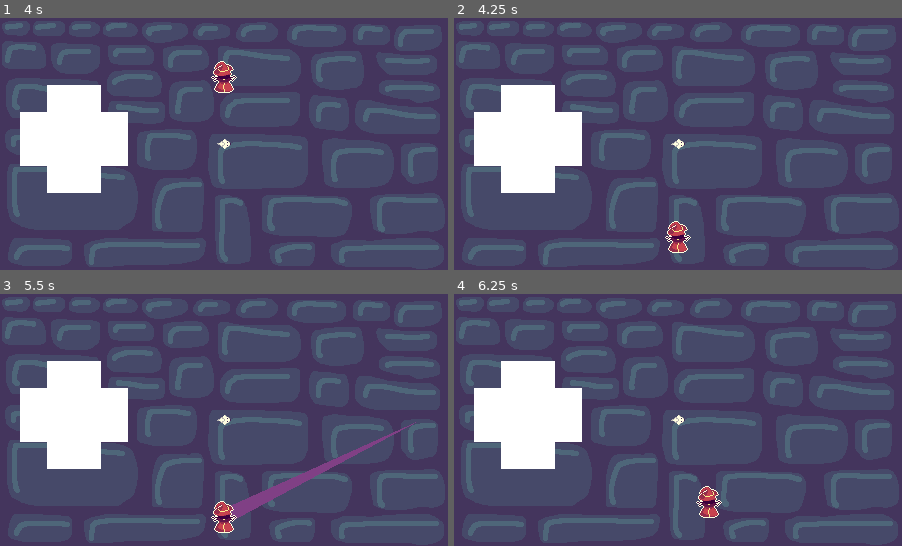
Above: before the commit, frames 1-4 (two rows, left to right).
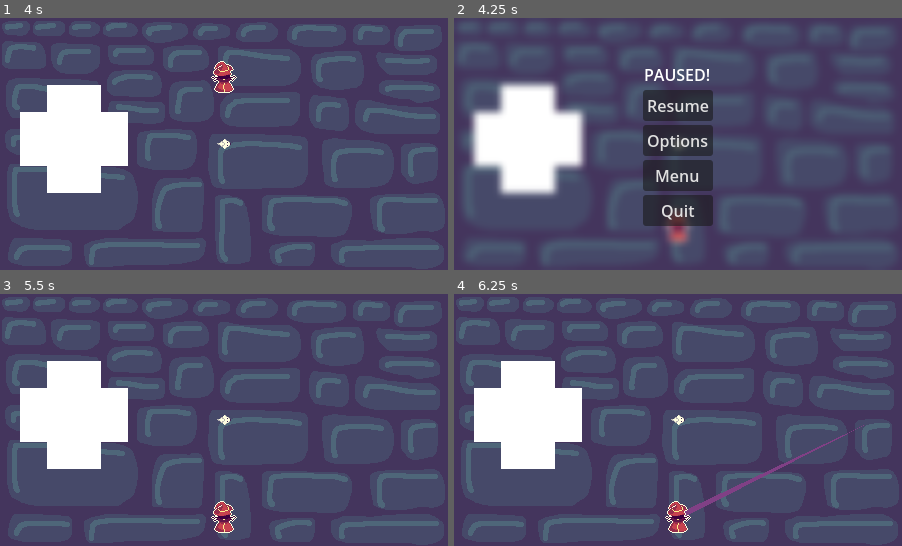
Above: after the commit, the same moments.

Repository: BlendyDev/GMTK2025
Game: Godot game, scene res://Scenes/level.tscn
The game is run twice, just before and just after one commit, with the same random seed, the same clock (stepped at 60 frames per second) and the same inputs. Sound files missing from this copy of the repository are replaced by a short silence.
Inputs (mouse positions are in pixels of both pictures, inside the frame that each line leads up to):
- Up to frame 1 (4 s): tap Enter at 0.5, 3.5 s; hold Up (Up) 0.53-1.28 s; hold Space (Space) 0.53-1.28 s; click (224, 144) at 0.67 s; move the mouse to (134, 156) at 1.27 s; tap Space (Space) at 1.35, 2.85 s; click (134, 156) at 1.42 s; move the mouse to (268, 88) at 2.02 s; hold Space (Space) 2.03-2.78 s; hold Up (Up) 2.03-3.53 s; click (268, 88) at 2.17 s; move the mouse to (201, 194) at 2.77 s; click (201, 194) at 2.92 s; move the mouse to (358, 181) at 3.52 s; hold Space (Space) from 3.53 s (still down); click (358, 181) at 3.67 s
- Up to frame 2 (4.25 s): keep holding Space (Space); tap Escape (Esc, bound only after the commit) at 4.15 s
- Up to frame 3 (5.5 s): release Space (Space) at 4.25 s; click (224, 382) at 4.25 s, where only the run after the commit has a clickable "Resume"; tap Space (Space) at 5, 5.1 s; move the mouse to (89, 382) at 5.02 s; click (89, 382) at 5.17 s
- Up to frame 4 (6.25 s): move the mouse to (700, 420) at 5.77 s; hold Space (Space) from 5.78 s (still down); click (700, 420) at 5.92 s

Frame 1 is identical in both runs. In frame 2, 11% of the frame differs, in the area x 1-98%, y 1-99%; in frame 3, 1.3%; in frame 4, 1.4%.

Commit message:
Added pause menu (still bugs with the mouse cursor), added extra room for volume sliders and fixed cutscene volume levels

Diff:
--- a/Scenes/intro_cutscene.tscn
+++ b/Scenes/intro_cutscene.tscn
@@ -174,6 +174,7 @@
 offset_bottom = 40.0
 stream = ExtResource("2_ln4th")
 autoplay = true
+bus = &"Music"
 
 [node name="RichTextLabel" type="RichTextLabel" parent="."]
 modulate = Color(1, 1, 1, 0)
--- a/Scenes/level.tscn
+++ b/Scenes/level.tscn
@@ -1,6 +1,7 @@
-[gd_scene load_steps=21 format=3 uid="uid://4otsh1wy31kg"]
+[gd_scene load_steps=24 format=3 uid="uid://4otsh1wy31kg"]
 
 [ext_resource type="Script" uid="uid://cxjw50s4jeh2y" path="res://Scripts/trail.gd" id="1_0f350"]
+[ext_resource type="Script" uid="uid://c26jmx7s0p0dr" path="res://Scripts/level.gd" id="1_ha31o"]
 [ext_resource type="Script" uid="uid://cd8k0h68k4a8g" path="res://Scripts/player.gd" id="1_tumq0"]
 [ext_resource type="Texture2D" uid="uid://bj30yhx4p3qu0" path="res://Sprites/debugPlayer.png" id="2_k5f4k"]
 [ext_resource type="SpriteFrames" uid="uid://brjoepnckupck" path="res://Animation/mouseFrames.tres" id="4_0f350"]
@@ -10,6 +11,8 @@
 [ext_resource type="Script" uid="uid://cjjsuev7gaqao" path="res://Scripts/sfx.gd" id="8_bvt00"]
 [ext_resource type="AudioStream" uid="uid://cf12dn028v1r5" path="res://SFX/test_reset_sfx.wav" id="10_oqgf2"]
 [ext_resource type="PackedScene" uid="uid://dd7jxb3adi5uf" path="res://Scenes/boss.tscn" id="10_qxfql"]
+[ext_resource type="PackedScene" uid="uid://d2cg3mbio7ehv" path="res://Scenes/pause_menu.tscn" id="11_qxfql"]
+[ext_resource type="PackedScene" uid="uid://dsc0qsqg2g7nq" path="res://Scenes/options_menu.tscn" id="13_pa6b8"]
 
 [sub_resource type="Curve" id="Curve_6phgx"]
 _data = [Vector2(0, 0.235955), 0.0, -0.151716, 0, 0, Vector2(1, 1), 0.0, 0.0, 0, 0]
@@ -47,6 +50,7 @@
 stream_0/stream = ExtResource("10_oqgf2")
 
 [node name="Level" type="Node2D"]
+script = ExtResource("1_ha31o")
 
 [node name="Trail" type="StaticBody2D" parent="."]
 collision_layer = 256
@@ -138,4 +142,21 @@
 [node name="Boss" parent="." instance=ExtResource("10_qxfql")]
 position = Vector2(-200, 97)
 
+[node name="PauseMenu" parent="." instance=ExtResource("11_qxfql")]
+visible = false
+z_index = 4000
+
+[node name="OptionsMenu" parent="PauseMenu" instance=ExtResource("13_pa6b8")]
+visible = false
+layout_mode = 1
+anchors_preset = 8
+anchor_left = 0.5
+anchor_top = 0.5
+anchor_right = 0.5
+anchor_bottom = 0.5
+offset_left = -227.0
+offset_top = -127.0
+offset_right = -227.0
+offset_bottom = -127.0
+
 [connection signal="mouse_entered" from="Player" to="Player" method="_on_mouse_entered"]
--- a/Scenes/main_menu.tscn
+++ b/Scenes/main_menu.tscn
@@ -34,7 +34,7 @@
 scale = Vector2(0.1, 0.1)
 texture_normal = ExtResource("3_opfnp")
 
-[node name="Exit" type="TextureButton" parent="."]
+[node name="Quit" type="TextureButton" parent="."]
 layout_mode = 0
 offset_left = 303.0
 offset_top = 123.0
@@ -98,8 +98,8 @@
 [connection signal="pressed" from="Play" to="." method="_on_play_pressed"]
 [connection signal="mouse_entered" from="Credits" to="." method="_on_credits_mouse_entered"]
 [connection signal="pressed" from="Credits" to="." method="_on_credits_pressed"]
-[connection signal="mouse_entered" from="Exit" to="." method="_on_exit_mouse_entered"]
-[connection signal="pressed" from="Exit" to="." method="_on_exit_pressed"]
+[connection signal="mouse_entered" from="Quit" to="." method="_on_exit_mouse_entered"]
+[connection signal="pressed" from="Quit" to="." method="_on_exit_pressed"]
 [connection signal="mouse_entered" from="Options" to="." method="_on_options_mouse_entered"]
 [connection signal="pressed" from="Options" to="." method="_on_options_pressed"]
 [connection signal="pressed" from="HBoxContainer/Yes" to="." method="_on_yes_pressed"]
--- /dev/null
+++ b/Scenes/pause_menu.tscn
@@ -0,0 +1,107 @@
+[gd_scene load_steps=4 format=3 uid="uid://d2cg3mbio7ehv"]
+
+[ext_resource type="Script" uid="uid://doy504o3wwhr8" path="res://Scripts/pause_menu.gd" id="1_emv3i"]
+[ext_resource type="Shader" uid="uid://g6vj64km5x0h" path="res://Shaders/pause_menu.gdshader" id="2_k0w1u"]
+
+[sub_resource type="ShaderMaterial" id="ShaderMaterial_1och7"]
+shader = ExtResource("2_k0w1u")
+shader_parameter/amount = 2.0
+
+[node name="PauseMenu" type="Control"]
+layout_mode = 3
+anchors_preset = 15
+anchor_right = 1.0
+anchor_bottom = 1.0
+grow_horizontal = 2
+grow_vertical = 2
+script = ExtResource("1_emv3i")
+
+[node name="ColorRect" type="ColorRect" parent="."]
+material = SubResource("ShaderMaterial_1och7")
+layout_mode = 0
+offset_left = -2365.0
+offset_top = -1750.0
+offset_right = 2322.0
+offset_bottom = 953.0
+
+[node name="VBoxContainer" type="VBoxContainer" parent="."]
+layout_mode = 1
+anchors_preset = 8
+anchor_left = 0.5
+anchor_top = 0.5
+anchor_right = 0.5
+anchor_bottom = 0.5
+offset_left = -35.0
+offset_top = -50.5
+offset_right = 35.0
+offset_bottom = 50.5
+grow_horizontal = 2
+grow_vertical = 2
+
+[node name="Label" type="Label" parent="VBoxContainer"]
+layout_mode = 2
+text = "PAUSED!"
+horizontal_alignment = 1
+
+[node name="Resume" type="Button" parent="VBoxContainer"]
+layout_mode = 2
+text = "Resume"
+
+[node name="Options" type="Button" parent="VBoxContainer"]
+layout_mode = 2
+text = "Options"
+
+[node name="Main Menu" type="Button" parent="VBoxContainer"]
+layout_mode = 2
+text = "Menu"
+
+[node name="Sure2" type="Label" parent="VBoxContainer"]
+visible = false
+layout_mode = 2
+text = "u Sure?"
+
+[node name="HBoxContainer2" type="HBoxContainer" parent="VBoxContainer"]
+visible = false
+layout_mode = 2
+
+[node name="Yes2" type="Button" parent="VBoxContainer/HBoxContainer2"]
+layout_mode = 2
+text = "Yes"
+
+[node name="No2" type="Button" parent="VBoxContainer/HBoxContainer2"]
+layout_mode = 2
+text = "No"
+
+[node name="Quit" type="Button" parent="VBoxContainer"]
+layout_mode = 2
+text = "Quit"
+
+[node name="Sure" type="Label" parent="VBoxContainer"]
+visible = false
+layout_mode = 2
+text = "u Sure?"
+
+[node name="HBoxContainer" type="HBoxContainer" parent="VBoxContainer"]
+visible = false
+layout_mode = 2
+
+[node name="Yes" type="Button" parent="VBoxContainer/HBoxContainer"]
+layout_mode = 2
+text = "Yes"
+
+[node name="No" type="Button" parent="VBoxContainer/HBoxContainer"]
+layout_mode = 2
+text = "No"
+
+[connection signal="mouse_entered" from="VBoxContainer/Resume" to="." method="_on_resume_mouse_entered"]
+[connection signal="pressed" from="VBoxContainer/Resume" to="." method="_on_resume_pressed"]
+[connection signal="mouse_entered" from="VBoxContainer/Options" to="." method="_on_options_mouse_entered"]
+[connection signal="pressed" from="VBoxContainer/Options" to="." method="_on_options_pressed"]
+[connection signal="mouse_entered" from="VBoxContainer/Main Menu" to="." method="_on_main_menu_mouse_entered"]
+[connection signal="pressed" from="VBoxContainer/Main Menu" to="." method="_on_main_menu_pressed"]
+[connection signal="pressed" from="VBoxContainer/HBoxContainer2/Yes2" to="." method="_on_yes_2_pressed"]
+[connection signal="pressed" from="VBoxContainer/HBoxContainer2/No2" to="." method="_on_no_2_pressed"]
+[connection signal="mouse_entered" from="VBoxContainer/Quit" to="." method="_on_quit_mouse_entered"]
+[connection signal="pressed" from="VBoxContainer/Quit" to="." method="_on_quit_pressed"]
+[connection signal="pressed" from="VBoxContainer/HBoxContainer/Yes" to="." method="_on_yes_pressed"]
+[connection signal="pressed" from="VBoxContainer/HBoxContainer/No" to="." method="_on_no_pressed"]
--- a/Scripts/cointest.gd
+++ /dev/null
@@ -1,8 +0,0 @@
-extends StaticBody2D
-
-
-func _on_mouse_entered() -> void:
-	print("mamañema")
-	$AudioStreamPlayer2D.play()
-	$AnimationPlayer.play("particles")
-	pass # Replace with function body.
--- a/Scripts/intro_cutscene.gd
+++ b/Scripts/intro_cutscene.gd
@@ -3,6 +3,15 @@
 @onready var texted = false
 @onready var spaced = false
 @onready var total = 0
+
+@export
+var bus_name: String
+
+var bus_index: int
+
+func _ready() -> void:
+	bus_index = AudioServer.get_bus_index(bus_name)
+	AudioServer.set_bus_volume_db(1, linear_to_db(0.75))
 
 func _process(delta: float) -> void:
 	$TextureProgressBar.value = total
--- /dev/null
+++ b/Scripts/level.gd
@@ -0,0 +1,18 @@
+extends Node2D
+class_name Level
+
+func pause():
+	$PauseMenu.visible = true
+	Engine.time_scale = 0
+	Input.set_mouse_mode(Input.MOUSE_MODE_VISIBLE)
+func unpause():
+	$PauseMenu.visible = false
+	Engine.time_scale = 1
+	Input.set_mouse_mode(Input.MOUSE_MODE_CAPTURED)
+
+
+func _process(delta: float) -> void:
+	if Input.is_action_just_pressed("Esc") and !$PauseMenu.visible:
+		pause()
+	elif Input.is_action_just_pressed("Esc") and $PauseMenu.visible:
+		unpause()
--- a/Scripts/options_menu.gd
+++ b/Scripts/options_menu.gd
@@ -17,6 +17,7 @@
 
 func _on_back_pressed() -> void:
 	if get_tree().current_scene.name == "Level":
+		self.visible = false
 		effect.resonance = 0
 		pass
 	else:
--- /dev/null
+++ b/Scripts/pause_menu.gd
@@ -0,0 +1,49 @@
+extends Control
+@onready var level : Level = $".."
+
+func _on_resume_pressed() -> void:
+	level.unpause()
+func _on_resume_mouse_entered() -> void:
+	pass # Replace with function body.
+
+func _on_options_pressed() -> void:
+	$OptionsMenu.visible = true
+
+func _on_options_mouse_entered() -> void:
+	pass # Replace with function body.
+
+func _on_quit_pressed() -> void:
+	$VBoxContainer/HBoxContainer.visible = true
+	$VBoxContainer/Sure.visible = true
+	$VBoxContainer/HBoxContainer2.visible = false
+	$VBoxContainer/Sure2.visible = false
+
+func _on_quit_mouse_entered() -> void:
+	pass # Replace with function body.
+
+
+func _on_yes_pressed() -> void:
+	get_tree().quit()
+
+
+func _on_no_pressed() -> void:
+	$VBoxContainer/HBoxContainer.visible = false
+	$VBoxContainer/Sure.visible = false
+
+
+func _on_main_menu_pressed() -> void:
+	$VBoxContainer/HBoxContainer2.visible = true
+	$VBoxContainer/Sure2.visible = true
+	$VBoxContainer/HBoxContainer.visible = false
+	$VBoxContainer/Sure.visible = false
+
+func _on_main_menu_mouse_entered() -> void:
+	pass # Replace with function body.
+
+
+func _on_yes_2_pressed() -> void:
+	get_tree().change_scene_to_file("res://Scenes/main_menu.tscn")
+
+func _on_no_2_pressed() -> void:
+	$VBoxContainer/HBoxContainer2.visible = false
+	$VBoxContainer/Sure2.visible = false
--- a/Scripts/player.gd
+++ b/Scripts/player.gd
@@ -24,6 +24,7 @@
 	match e.get_class():
 		"InputEventMouseMotion":
 			if !playing: return
+			if Engine.time_scale == 0: return
 			mouse_motion = e.relative
 
 
--- /dev/null
+++ b/Shaders/pause_menu.gdshader
@@ -0,0 +1,14 @@
+shader_type canvas_item;
+
+uniform sampler2D screen_texture : hint_screen_texture, filter_linear_mipmap;
+uniform float amount : hint_range(0.0,5.0);
+
+void fragment() {
+	vec4 color = textureLod(screen_texture, SCREEN_UV, amount);
+	COLOR = color;
+}
+
+//void light() {
+//	// Called for every pixel for every light affecting the CanvasItem.
+//	// Uncomment to replace the default light processing function with this one.
+//}
--- a/default_bus_layout.tres
+++ b/default_bus_layout.tres
@@ -2,7 +2,7 @@
 
 [sub_resource type="AudioEffectAmplify" id="AudioEffectAmplify_j3pel"]
 resource_name = "Amplify"
-volume_db = 4.0
+volume_db = 2.0
 
 [sub_resource type="AudioEffectBandPassFilter" id="AudioEffectBandPassFilter_j3pel"]
 resource_name = "BandPassFilter"
@@ -10,7 +10,6 @@
 resonance = 0.0
 
 [resource]
-bus/0/volume_db = 6.02
 bus/0/effect/0/effect = SubResource("AudioEffectAmplify_j3pel")
 bus/0/effect/0/enabled = true
 bus/1/name = &"Music"
@@ -25,5 +24,5 @@
 bus/2/solo = false
 bus/2/mute = false
 bus/2/bypass_fx = false
-bus/2/volume_db = 4.03797
+bus/2/volume_db = 6.02
 bus/2/send = &"Master"
--- a/project.godot
+++ b/project.godot
@@ -38,6 +38,11 @@
 "events": [Object(InputEventKey,"resource_local_to_scene":false,"resource_name":"","device":-1,"window_id":0,"alt_press …(195 unchanged characters)…
 ]
 }
+Esc={
+"deadzone": 0.2,
+"events": [Object(InputEventKey,"resource_local_to_scene":false,"resource_name":"","device":-1,"window_id":0,"alt_pressed":false,"shift_pressed":false,"ctrl_pressed":false,"meta_pressed":false,"pressed":false,"keycode":0,"physical_keycode":4194305,"key_label":0,"unicode":0,"location":0,"echo":false,"script":null)
+]
+}
 
 [layer_names]
 
Not shown, removed: Scripts/cointest.gd.uid
Not shown, added: Scripts/level.gd.uid
Not shown, added: Scripts/pause_menu.gd.uid
Not shown, added: Shaders/pause_menu.gdshader.uid
